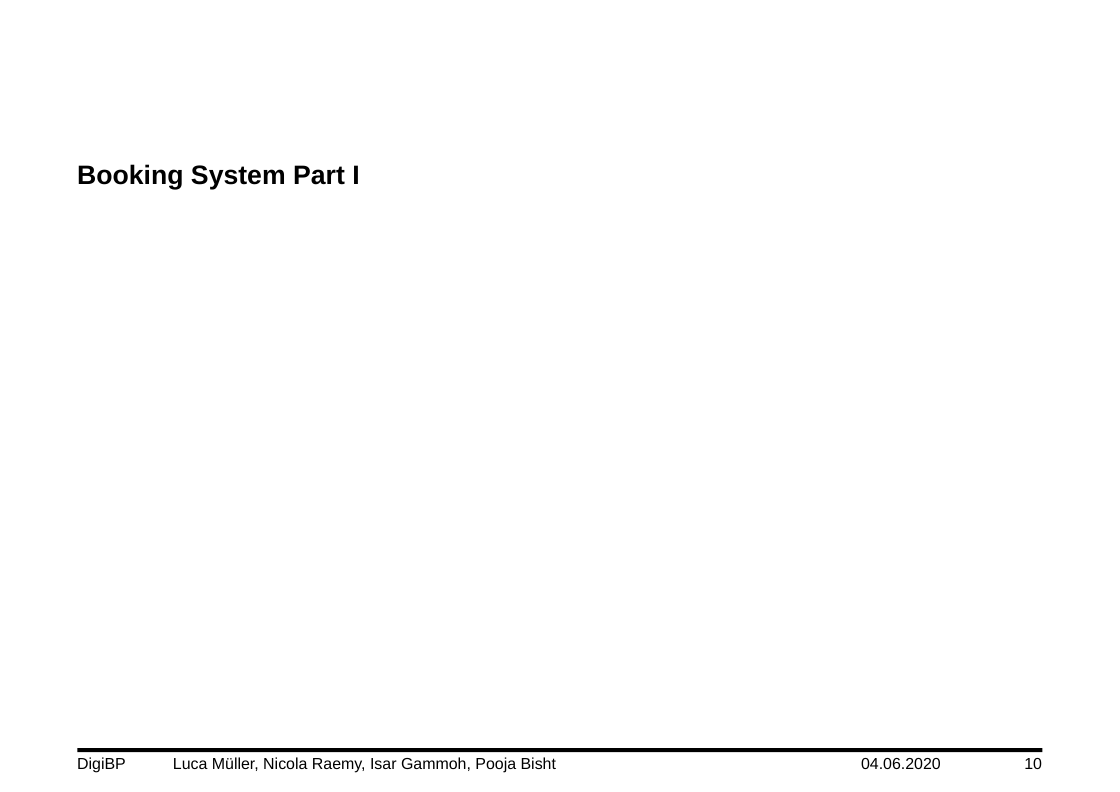
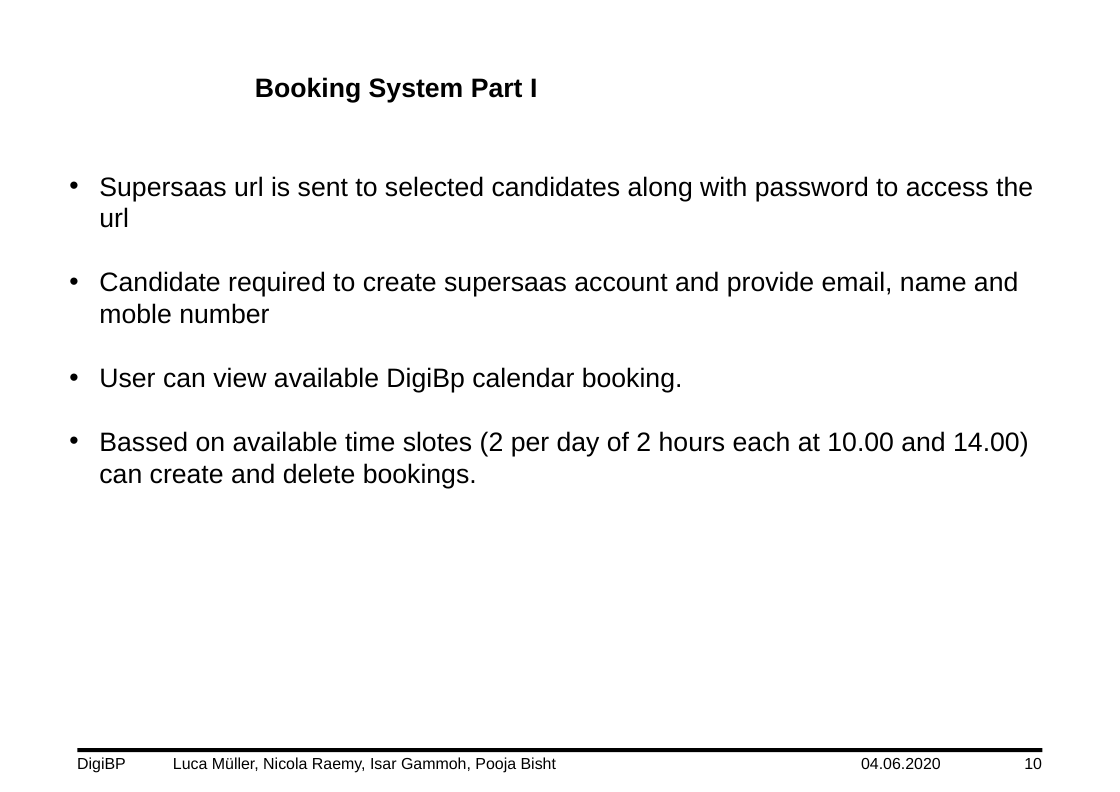
Before and after one commit to DigiBP/DigiBP_DanishBlue, a slide deck: slide 10 of Presentation/DigiBP_DanishBlue_Presentation_V0.3.pptx. Drawn at 1120x792 pixels with LibreOffice and Linux fonts; fonts in the diff are those of the drawing; background and template pictures are left out. Boxes give left, top, right and bottom in pixels: in the first picture for what was removed or moved away, otherwise in the second. Text is boxed around its words. In the diff, an @@ line names an element or a change of style, - is before the commit and + after.

```diff
--- a/Presentation/DigiBP_DanishBlue_Presentation_V0.3.pptx
+++ b/Presentation/DigiBP_DanishBlue_Presentation_V0.3.pptx
@@ text "Booking System Part I": place and size @@
-text "Booking System Part I" at [77, 164, 359, 190]
+text "Booking System Part I" at [255, 76, 537, 102]
@@ text added at [99, 176, 1033, 488], 20 pt, text #000000 @@
+• Supersaas url is sent to selected candidates along with password to access the url
+• Candidate required to create supersaas account and provide email, name and moble number
+• User can view available DigiBp calendar booking.
+• Bassed on available time slotes (2 per day of 2 hours each at 10.00 and 14.00) can create and delete bookings.
```
Also in this commit, not shown: 2 other slides changed, 1 other file.
